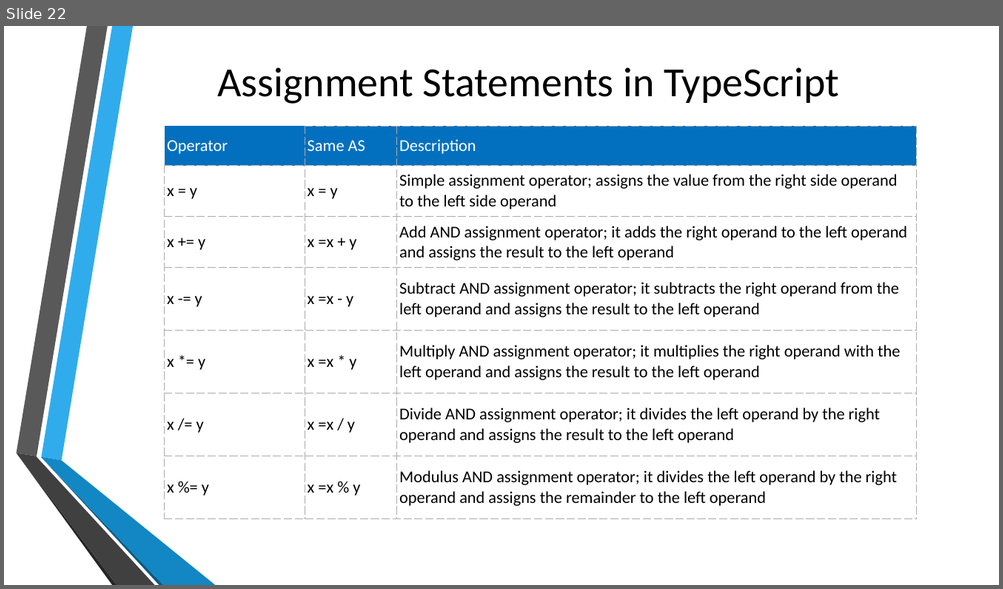
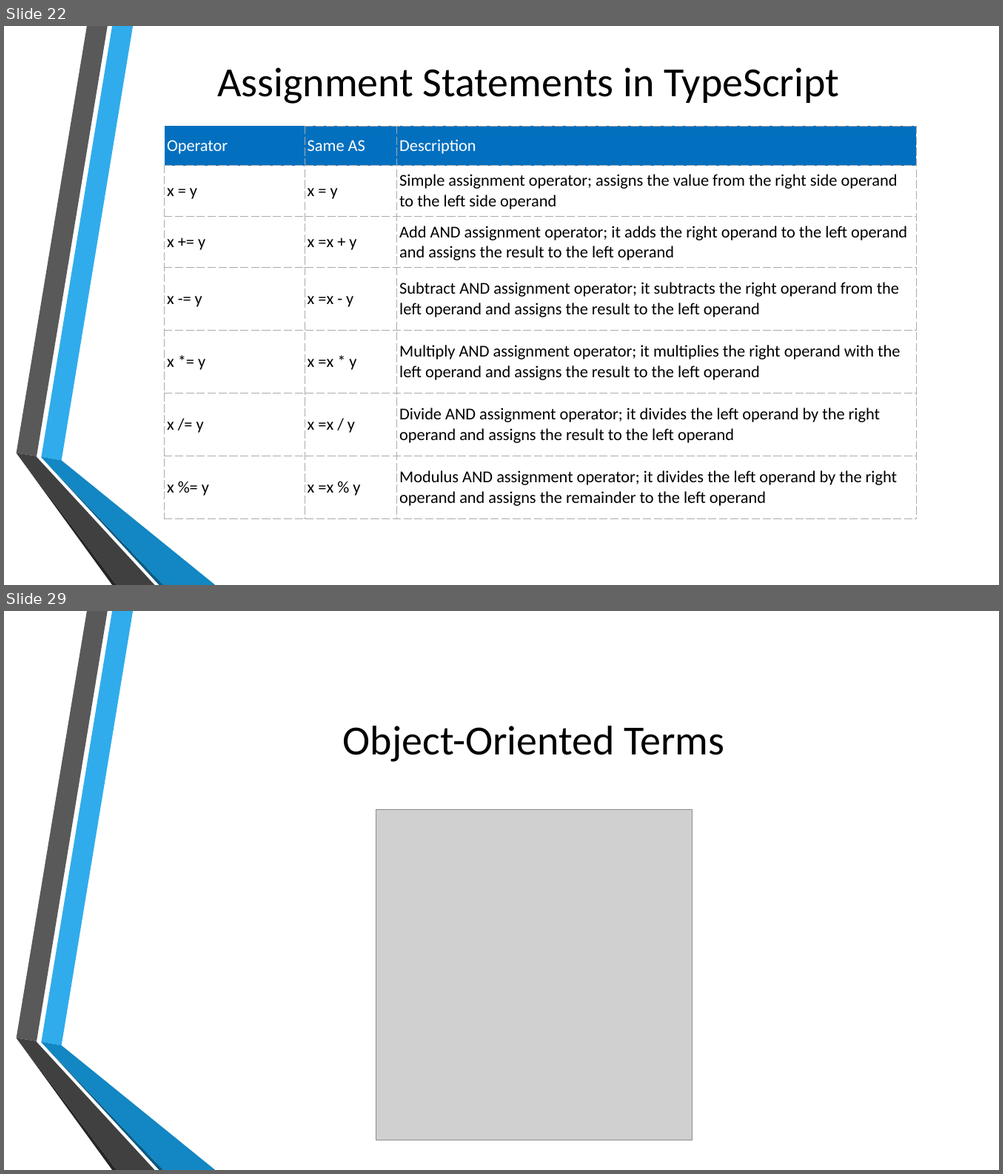
Before and after one commit to kalyank12/SoftwareParadigms, a slide deck: PPT/Group02-Component1.pptx. Shown one above the other, each under a label of ours: slide 22 before the commit, slides 22 and 29 after it; the slides between them are not shown. The pictures are 1003x589 and 1003x1174 pixels, drawn with LibreOffice and Linux fonts; fonts in the diff are those of the drawing; grey boxes stand for pictures; background and template pictures are left out. Boxes give left, top, right and bottom in pixels: in the first picture for what was removed or moved away, otherwise in the second. Text is boxed around its words. In the diff, an @@ line names an element or a change of style, - is before the commit and + after.

```diff
--- a/PPT/Group02-Component1.pptx
+++ b/PPT/Group02-Component1.pptx
@@ slide 29 added at box(4, 611, 999, 1170), background picture (left out); not listed: 6 template elements that a slide beside it also shows @@
@@ title added at box(343, 726, 724, 762), 40 pt, text #000000 @@
+Object-Oriented Terms
@@ picture added at box(375, 810, 692, 1141) @@
```
Also in this commit, not shown: 7 other slides added.
